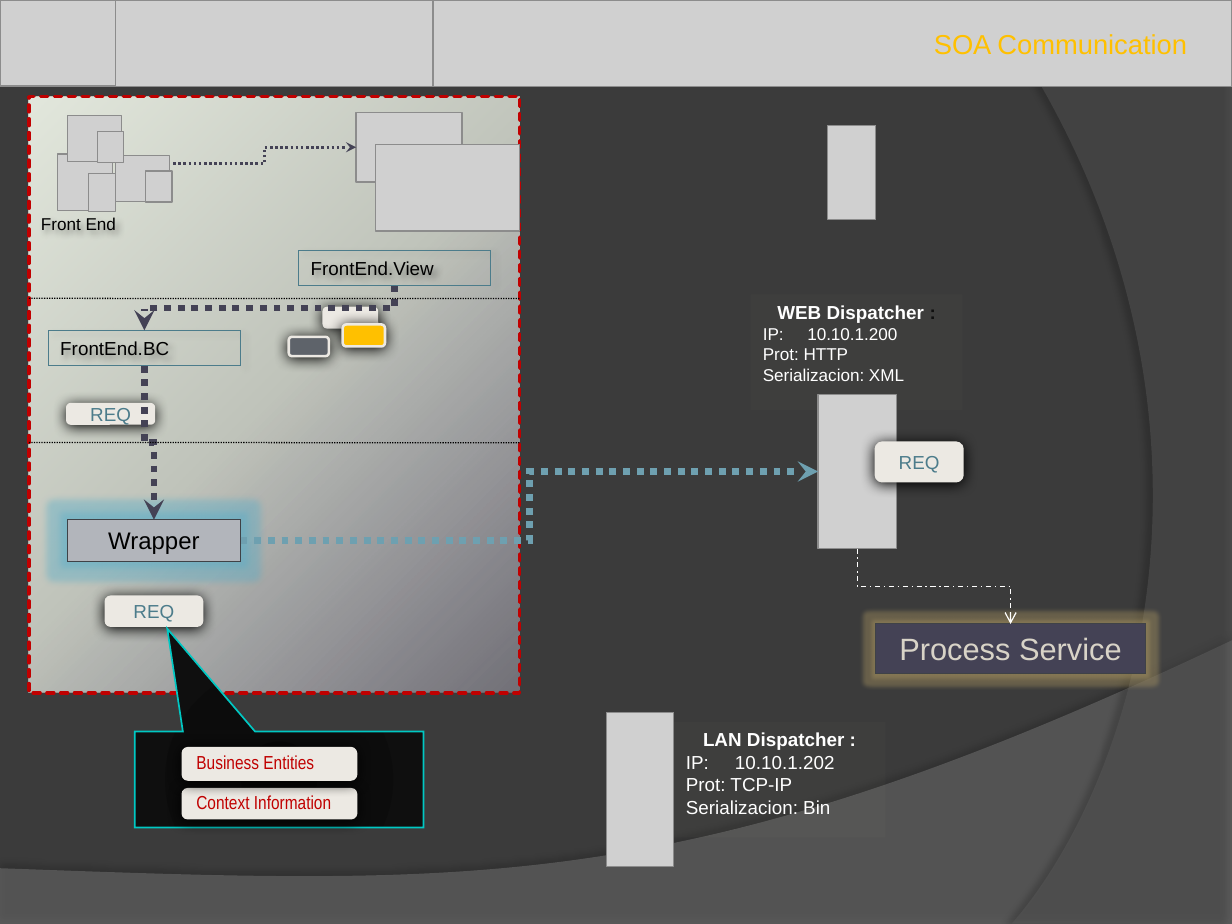
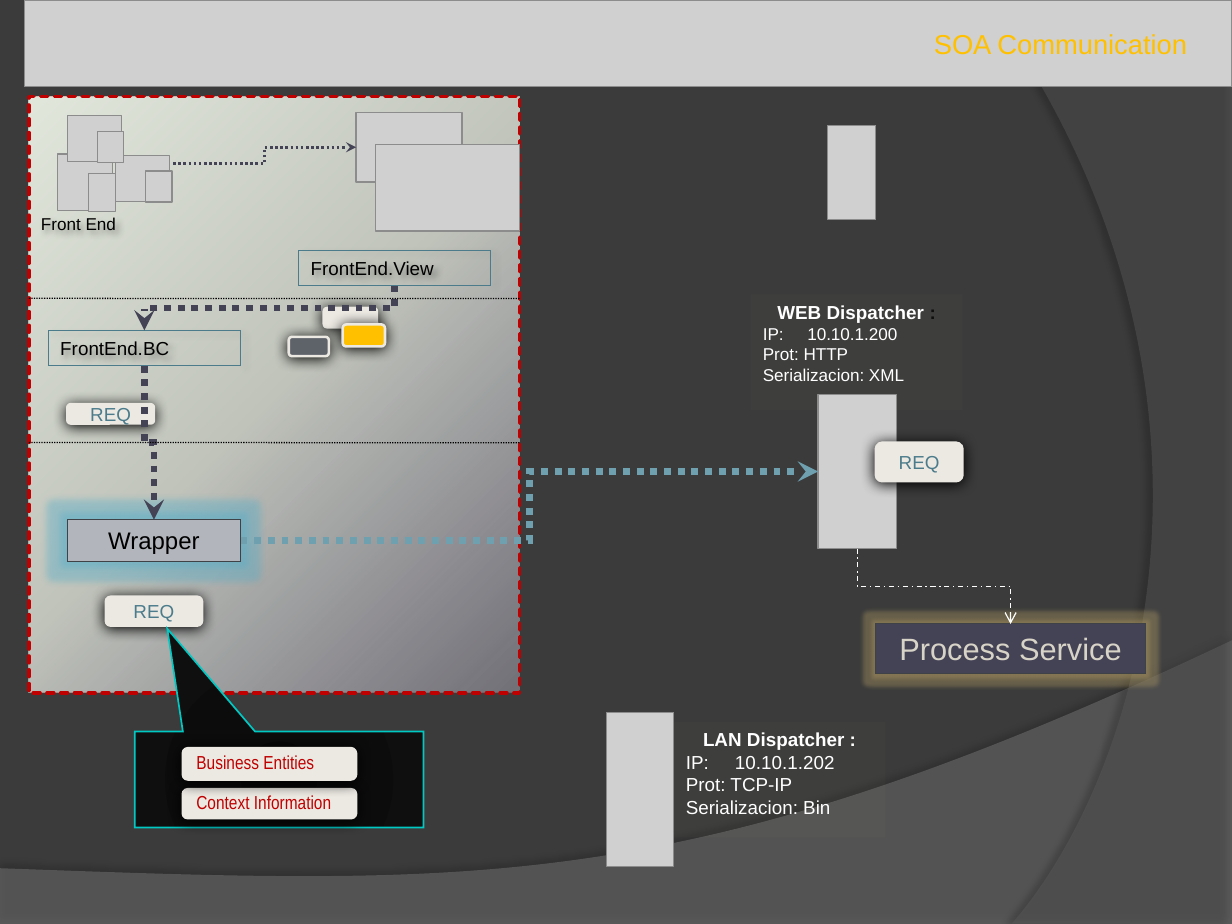
Before and after one commit to gpanayir/sffwk, a slide deck: slide 1 of Documents/SOACommunication.pptx. Drawn at 1232x924 pixels with LibreOffice and Linux fonts; fonts in the diff are those of the drawing; grey boxes stand for pictures. Boxes give left, top, right and bottom in pixels: in the first picture for what was removed or moved away, otherwise in the second. Text is boxed around its words. In the diff, an @@ line names an element or a change of style, - is before the commit and + after.

```diff
--- a/Documents/SOACommunication.pptx
+++ b/Documents/SOACommunication.pptx
@@ picture removed at <box>0,0,120,86</box> @@
@@ picture: place and size @@
-picture at <box>434,0,1232,86</box>
+picture at <box>25,0,1232,86</box>
@@ picture removed at <box>116,0,432,86</box> @@
```
Also in this commit, not shown: 3 other slides changed, 9 other files.
